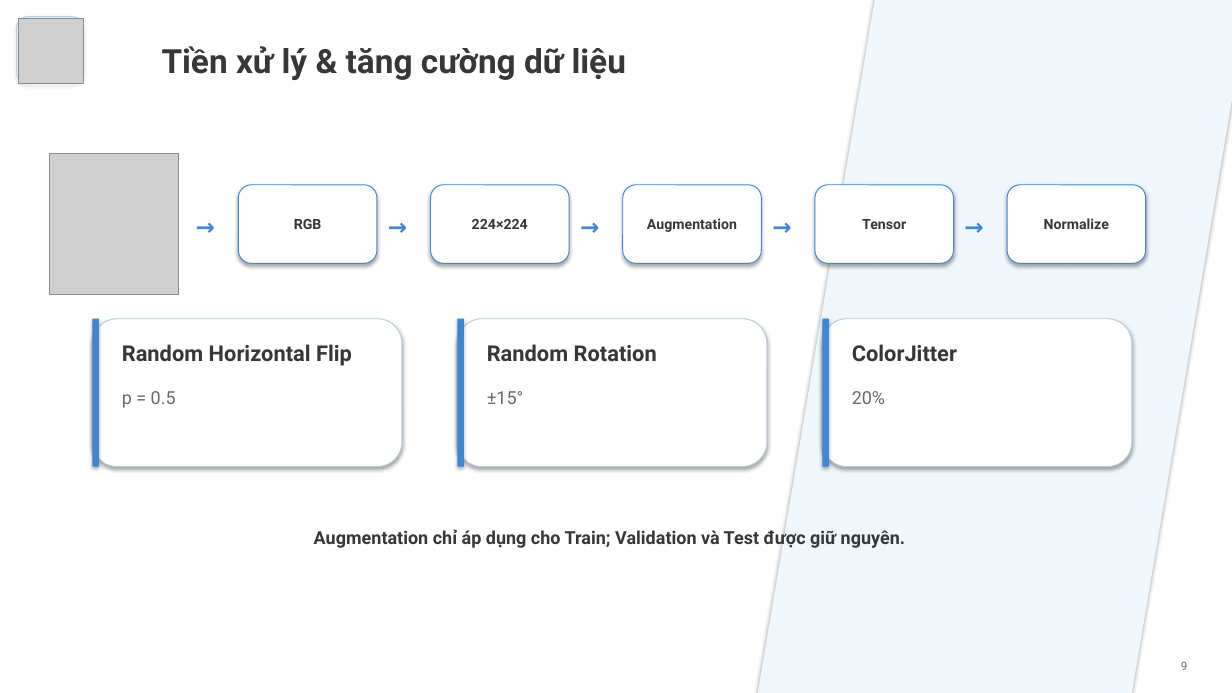
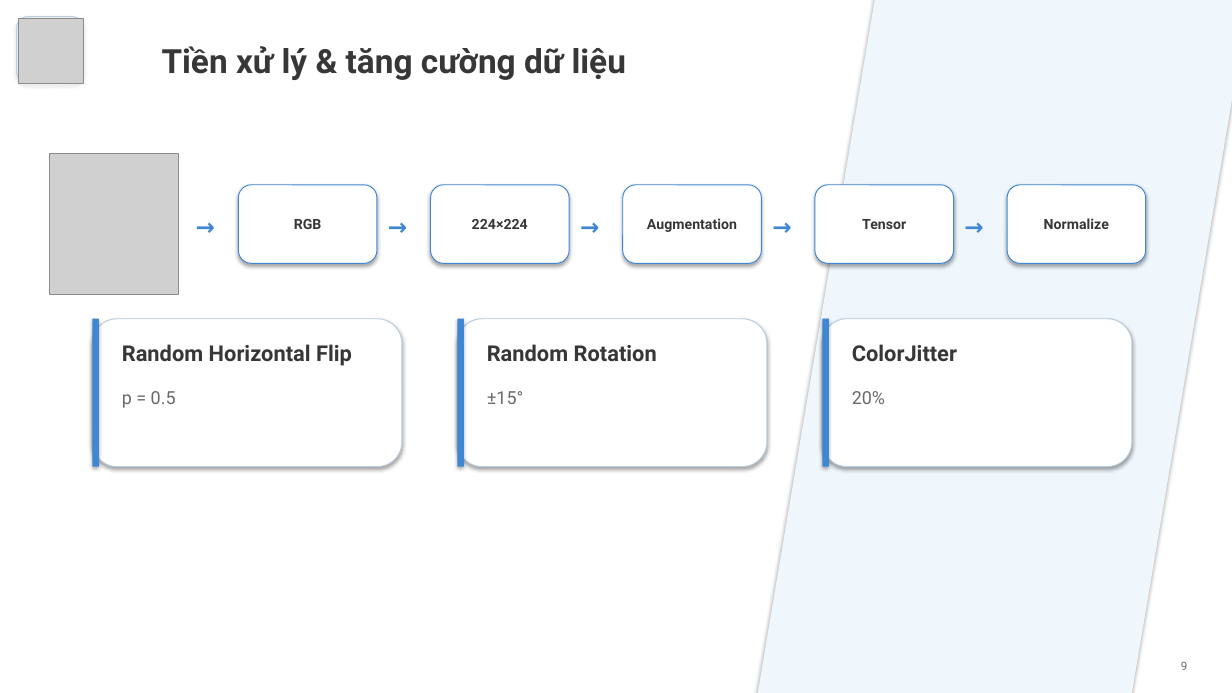
Before and after one commit to thanhnam23-dev/TTTN_DL_FUR, a slide deck: slide 8 of bao_cao/Thực tập tốt nghiệp/TTTN.pptx. Drawn at 1232x693 pixels with LibreOffice and Linux fonts; fonts in the diff are those of the drawing; grey boxes stand for pictures. Boxes give left, top, right and bottom in pixels: in the first picture for what was removed or moved away, otherwise in the second. Text is boxed around its words. In the diff, an @@ line names an element or a change of style, - is before the commit and + after.

```diff
--- a/bao_cao/Thực tập tốt nghiệp/TTTN.pptx
+++ b/bao_cao/Thực tập tốt nghiệp/TTTN.pptx
@@ text removed at [314, 529, 905, 550] @@
-Augmentation chỉ áp dụng cho Train; Validation và Test được giữ nguyên.
```
Also in this commit, not shown: 2 other slides changed, 6 other files.
